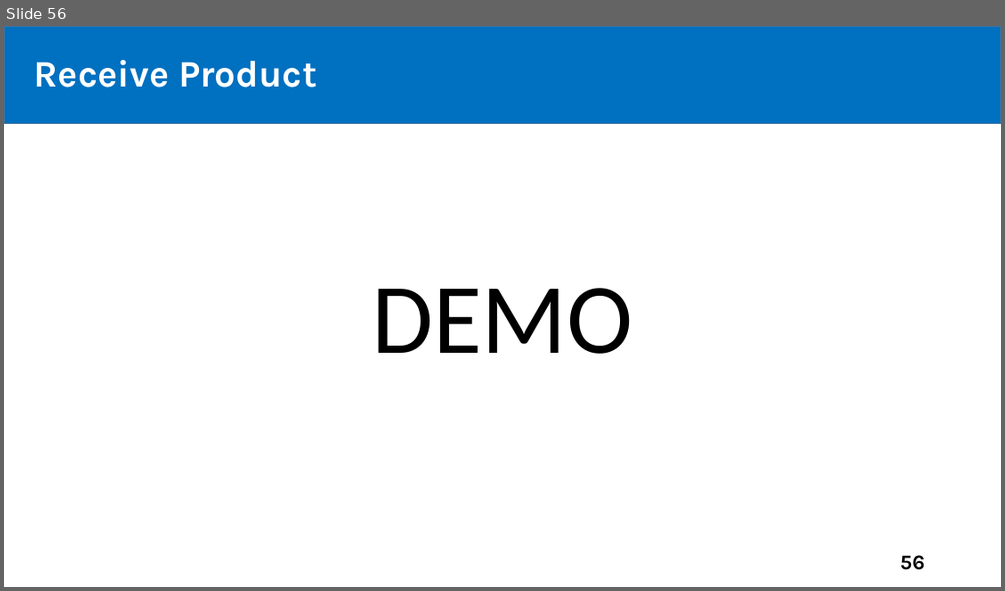
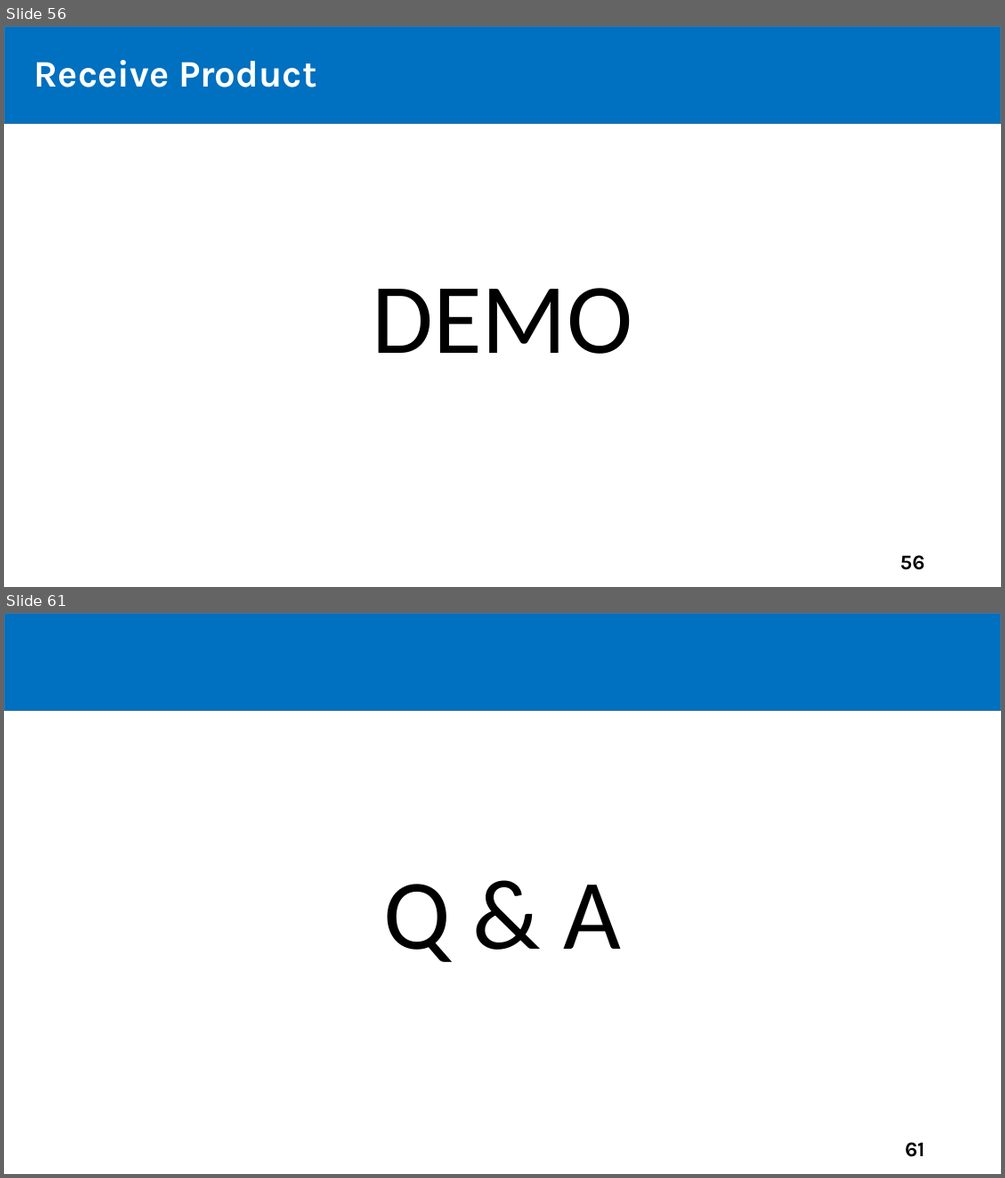
Before and after one commit to tiendan3108/CP, a slide deck: Source/Presentation/PreFinalPresentation.pptx. Shown one above the other, each under a label of ours: slide 56 before the commit, slides 56 and 61 after it; the slides between them are not shown. The pictures are 1005x591 and 1005x1178 pixels, drawn with LibreOffice and Linux fonts; fonts in the diff are those of the drawing. Boxes give left, top, right and bottom in pixels: in the first picture for what was removed or moved away, otherwise in the second. Text is boxed around its words. In the diff, an @@ line names an element or a change of style, - is before the commit and + after.

```diff
--- a/Source/Presentation/PreFinalPresentation.pptx
+++ b/Source/Presentation/PreFinalPresentation.pptx
@@ slide 61 added at <box>4,613,1001,1174</box>, background #FFFFFF @@
@@ rectangle added at <box>4,613,1001,710</box>, fill #0070C0, outline #43739E 1 pt @@
@@ text added at <box>383,884,622,962</box>, 96 pt, text #000000 @@
+Q & A
@@ page number added at <box>905,1142,924,1157</box>, 20 pt, text #000000, bold @@
+61
```
Also in this commit, not shown: 2 slides changed, 3 other slides added.
